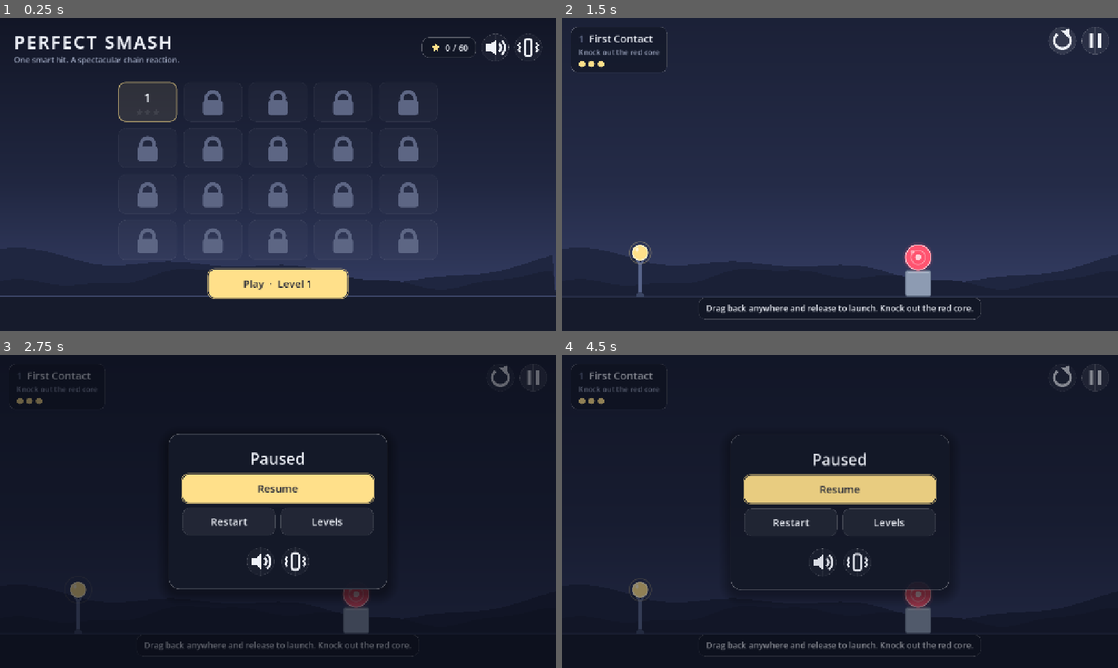
Above: before the commit, frames 1-4 (two rows, left to right).
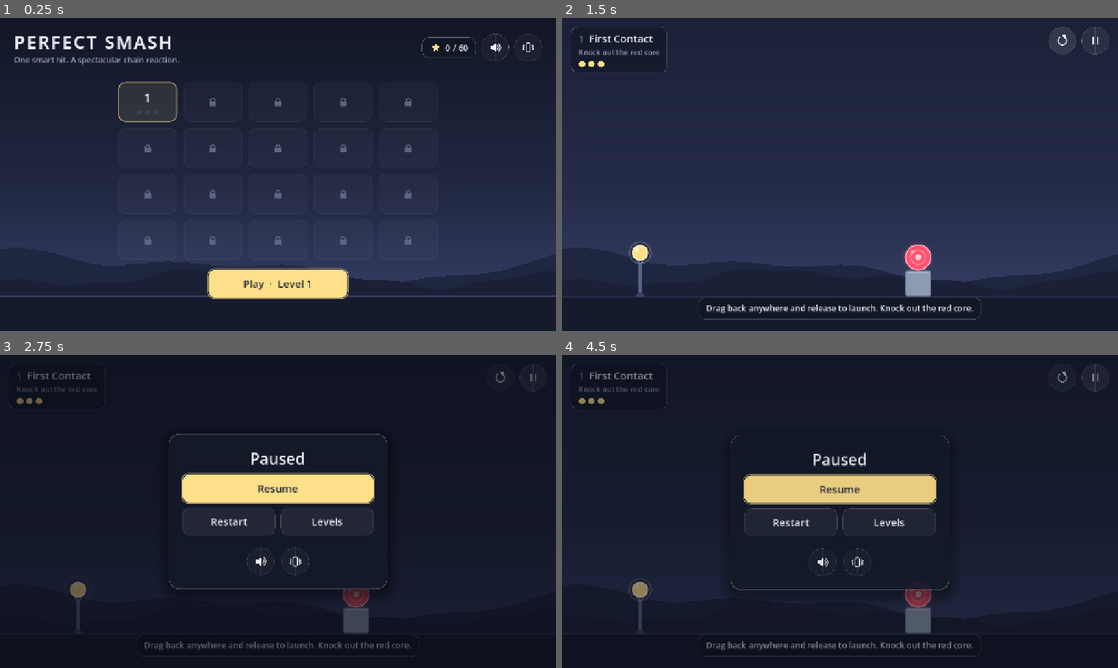
Above: after the commit, the same moments.

Repository: ranababu1/perfectsmash
Game: Godot game, scene res://scenes/main.tscn
Two runs of this game, one before a commit and one after it. Both use one fixed random seed, a clock stepped at 60 frames per second and the inputs below.
Inputs (mouse positions are in pixels of both pictures, inside the frame that each line leads up to):
- Up to frame 1 (0.25 s): no input
- Up to frame 2 (1.5 s): click "Play · Level 1" at 0.5 s; click (1062, 39) at 1.27 s
- Up to frame 3 (2.75 s): click (533, 376) at 2.02 s
- Up to frame 4 (4.5 s): click "Restart" at 2.75 s; click (1062, 376) at 3.52 s; click (1095, 376) at 4.27 s

The runs differ from the first frame. In frame 1, 4.1% of the frame differs, in the area x 24-100%, y 6-87%; in frame 2, 0.2%; in frame 3, 0.4%; in frame 4, 0.4%.

Commit message:
UI: fixed icon sizing, wrapped subtitle height, hills edge gap

Diff:
--- a/scripts/game/backdrop.gd
+++ b/scripts/game/backdrop.gd
@@ -30,9 +30,12 @@
 static func _hills(canvas: CanvasItem, rect: Rect2, base_y: float, height: float, frequency: float, phase: float, color: Color) -> void:
 	var points := PackedVector2Array()
 	var x := rect.position.x
-	while x <= rect.end.x:
+	while x < rect.end.x + 24.0:
+		x = minf(x, rect.end.x)
 		var wave := 0.55 * sin(x * frequency + phase) + 0.3 * sin(x * frequency * 2.3 + phase * 1.7) + 0.15 * sin(x * frequency * 5.1)
 		points.append(Vector2(x, base_y - height * (0.6 + 0.4 * wave)))
+		if x >= rect.end.x:
+			break
 		x += 24.0
 	points.append(Vector2(rect.end.x, base_y + 1.0))
 	points.append(Vector2(rect.position.x, base_y + 1.0))
--- a/scripts/ui/hud.gd
+++ b/scripts/ui/hud.gd
@@ -190,6 +190,8 @@
 	if subtitle != "":
 		var sub := UiKit.label(subtitle, 19, Palette.TEXT_DIM)
 		sub.autowrap_mode = TextServer.AUTOWRAP_WORD_SMART
+		# A wrapping label needs a width up front, or it reports one word per line as its height.
+		sub.custom_minimum_size.x = UiKit.PANEL_WIDTH
 		box.add_child(sub)
 	panel.add_child(box)
 	var center := UiKit.centered(panel)
--- a/scripts/ui/icon.gd
+++ b/scripts/ui/icon.gd
@@ -5,11 +5,14 @@
 
 var kind := ""
 var color := Palette.TEXT
+## Drawn size; the icon stays this size and centered even when the control is stretched.
+var icon_size := 28.0
 
 
 func _init(p_kind: String = "", p_size: float = 28.0, p_color: Color = Palette.TEXT) -> void:
 	kind = p_kind
 	color = p_color
+	icon_size = p_size
 	custom_minimum_size = Vector2(p_size, p_size)
 	mouse_filter = Control.MOUSE_FILTER_IGNORE
 
@@ -25,7 +28,7 @@
 
 
 func _draw() -> void:
-	var s := minf(size.x, size.y) / 24.0
+	var s := minf(icon_size, minf(size.x, size.y)) / 24.0
 	var o := (size - Vector2(24, 24) * s) / 2.0
 	var p := func(x: float, y: float) -> Vector2: return o + Vector2(x, y) * s
 	var w := 2.0 * s
--- a/scripts/ui/ui_kit.gd
+++ b/scripts/ui/ui_kit.gd
@@ -106,7 +106,7 @@
 	var b := Button.new()
 	b.theme_type_variation = ROUND
 	b.custom_minimum_size = Vector2(ICON_BUTTON, ICON_BUTTON)
-	var icon := Icon.new(kind, 24.0, Palette.TEXT)
+	var icon := Icon.new(kind, 34.0, Palette.TEXT)
 	icon.set_anchors_and_offsets_preset(Control.PRESET_FULL_RECT)
 	b.add_child(icon)
 	if toggled_kind != "":
